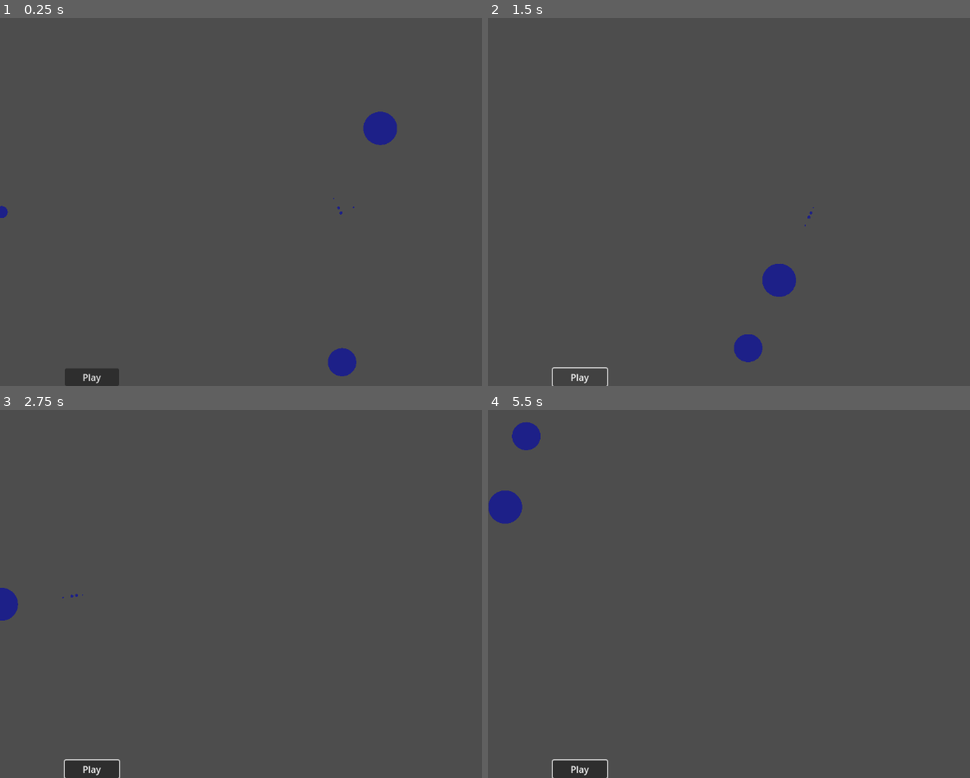
Above: before the commit, frames 1-4 (two rows, left to right).
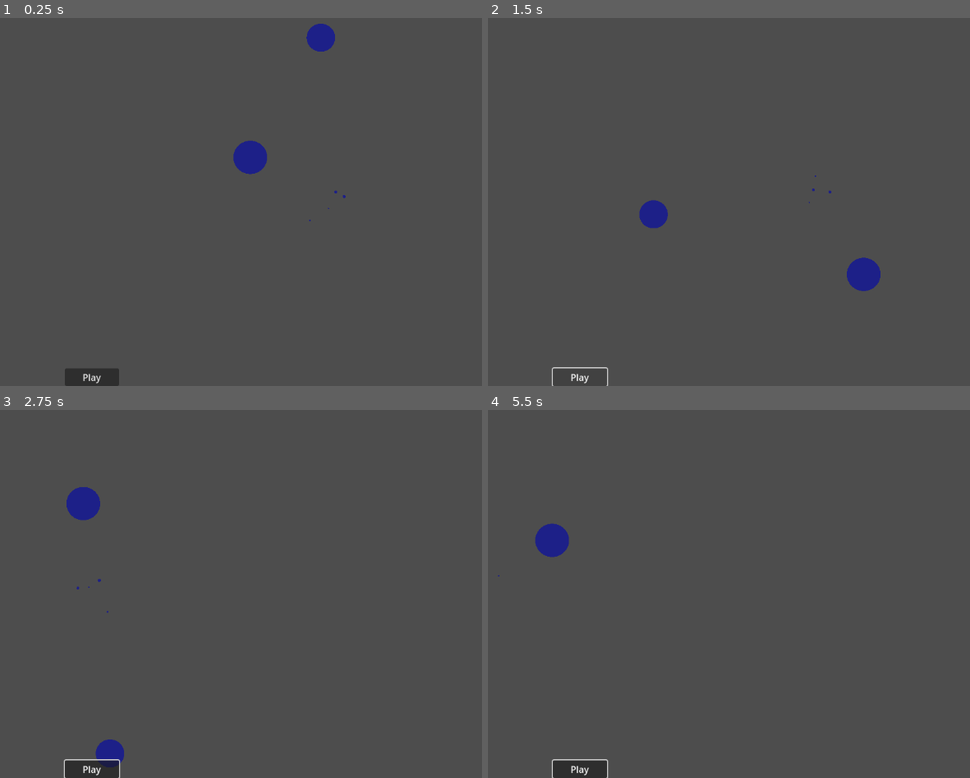
Above: after the commit, the same moments.

Repository: NayrbEroom/Space-Game-Take-Two
Game: Godot game, scene res://Scenes/main.tscn
Two runs of this game, one before a commit and one after it. Both use one fixed random seed, a clock stepped at 60 frames per second and the inputs below.
Inputs (mouse positions are in pixels of both pictures, inside the frame that each line leads up to):
- Up to frame 1 (0.25 s): no input
- Up to frame 2 (1.5 s): click "Play" at 0.5 s; click "Play" at 1.25 s
- Up to frame 3 (2.75 s): tap Enter at 2 s; move the mouse to (472, 575) at 2.02 s; hold Right (ui_right) from 2.03 s (still down); click (472, 575) at 2.17 s
- Up to frame 4 (5.5 s): release Right (ui_right) at 2.75 s; drag from (685, 612) to (782, 667) at 2.77 s; tap Space at 3.5 s; move the mouse to (883, 513) at 3.52 s; hold Right (ui_right) 3.53-4.25 s; drag from (782, 667) to (618, 538) at 4.27 s; tap Enter at 5 s; move the mouse to (outside the picture) at 5.02 s; hold Left (ui_left) from 5.03 s (still down)

The runs differ from the first frame. In frame 1, 1.8% of the frame differs, in the area x 0-83%, y 1-98%; in frame 2, 1.7%; in frame 3, 1.1%; in frame 4, 1.4%.

Commit message:
timeKeeper and DateObject updated

Diff:
--- a/Classes/DateObject.gd
+++ b/Classes/DateObject.gd
@@ -1,4 +1,4 @@
-extends Object
+extends Node
 
 class_name DateObject
 
@@ -52,5 +52,9 @@
 func getYear() -> int:
 	return year
 
+# func getFullDate() -> int:
+#TODO: someway of returning the full date that is not a string
+
+
 func printDate():
 	print("Date: %s/%s/%s" % [day, month, year])
--- a/Scenes/main.tscn
+++ b/Scenes/main.tscn
@@ -1,11 +1,15 @@
-[gd_scene load_steps=4 format=3 uid="uid://ddgo67e6ieaqg"]
+[gd_scene load_steps=5 format=3 uid="uid://ddgo67e6ieaqg"]
 
 [ext_resource type="PackedScene" uid="uid://datjdohaxqwps" path="res://Scenes/solar_system.tscn" id="1_c13n6"]
+[ext_resource type="Script" path="res://Scenes/main/main.gd" id="1_eof0r"]
 [ext_resource type="Script" path="res://Scenes/main/mainCamera.gd" id="2_nwgbq"]
 [ext_resource type="PackedScene" uid="uid://p15qlh882irx" path="res://Scenes/time_keeper.tscn" id="3_2pccp"]
 
 [node name="Main" type="Node2D"]
+script = ExtResource("1_eof0r")
 metadata/_edit_vertical_guides_ = [-424.0]
+
+[node name="Time Keeper" parent="." instance=ExtResource("3_2pccp")]
 
 [node name="Solar System" parent="." instance=ExtResource("1_c13n6")]
 
@@ -13,5 +17,3 @@
 script = ExtResource("2_nwgbq")
 panSpeed = 10.0
 zoomIncrement = 1.0
-
-[node name="Time Keeper" parent="." instance=ExtResource("3_2pccp")]
--- /dev/null
+++ b/Scenes/main/main.gd
@@ -0,0 +1,8 @@
+extends Node2D
+
+@export var debug: bool = false
+
+# Called when the node enters the scene tree for the first time.
+func _ready():
+	if debug:
+		print_tree_pretty()
--- a/Scenes/solar_system/planetGeneration.gd
+++ b/Scenes/solar_system/planetGeneration.gd
@@ -6,6 +6,7 @@
 var posYHalfSize = posXHalfSize
 
 @onready var timeKeeper = get_node("/root/Main/Time Keeper")
+@onready var globalDate = Global.globalDate
 
 var Planet = preload("res://Classes/Planet.gd")
 
@@ -46,7 +47,8 @@
 		planet.orbit_radius = planetXPosition / posXHalfSize
 
 		# Calculate the position of the planet
-		var angle = randf_range(0, 2 * PI)  # Random angle in radians
+		var daysPassed = globalDate.getDay() + globalDate.getMonth() * 30 + globalDate.getYear() * 365
+		var angle = (daysPassed * 2 * PI) / planet.orbital_period_days  # Angle based on the number of days passed and the planet's orbital period
 		planet.position.x = planet.orbit_radius * cos(angle)
 		planet.position.y = planet.orbit_radius * sin(angle)
 
@@ -70,9 +72,9 @@
 			print("Planet sprite scale: " + str(sprite.scale))
 			print("=====================")
 
-func createSprite(imagePath, name):
+func createSprite(imagePath, spriteName):
 	var sprite = Sprite2D.new()
 	sprite.texture = load(imagePath)
-	sprite.name = name + " Sprite"
+	sprite.name = spriteName + " Sprite"
 	#sprite is returned as an object
 	return sprite
--- a/Scenes/time_keeper/timeKeeper.gd
+++ b/Scenes/time_keeper/timeKeeper.gd
@@ -5,31 +5,33 @@
 
 @onready var planetContainer = get_node("/root/Main/Solar System/Orbitals/Planet Container")
 
-var myDate: DateObject = null
-
 #need function to set initial time
 #TODO: this will eventually need to be connected to something the User can set when creating game
+
 func _ready():
-	myDate = DateObject.new(26, 12, 2023)
-	myDate.printDate()
+	Global.globalDate = DateObject.new(26, 12, 2023)
+	Global.globalDate.printDate()
 
 
 func advanceTime(amount):
 	time += amount
 	movePlanets(amount)
-	myDate.advanceDay(amount)
-	myDate.printDate()
+	Global.globalDate.advanceDay(amount)
+	Global.globalDate.printDate()
 
 func movePlanets(amount):
 	for planet in planetContainer.get_children():
 		var newPosition = Vector2()
-		planet.orbit_angle += amount
+		var daysPassed = Global.globalDate.getDay() + Global.globalDate.getMonth() * 30 + Global.globalDate.getYear() * 365
+		var angle = (daysPassed * 2 * PI) / planet.orbital_period_days  # Calculate a different angle for each planet
+		planet.orbit_angle += angle  # Add the calculated angle to the planet's orbit_angle
 		newPosition.x = planet.orbit_radius * cos(planet.orbit_angle)
 		newPosition.y = planet.orbit_radius * sin(planet.orbit_angle)
 		planet.position = newPosition
 		if debug:
 			print(planet.position)
 
+
 func _on_play_button_pressed():
 	if debug:
 		print("Pressed")
--- /dev/null
+++ b/Tools/tools_globals.gd
@@ -0,0 +1,4 @@
+extends Node
+
+
+var globalDate = null
--- a/project.godot
+++ b/project.godot
@@ -19,6 +19,7 @@
 
 Logger="*res://Tools/tools_logMessage.gd"
 FileReader="*res://Tools/tools_JSONToGodot.gd"
+Global="*res://Tools/tools_globals.gd"
 
 [input]
 
